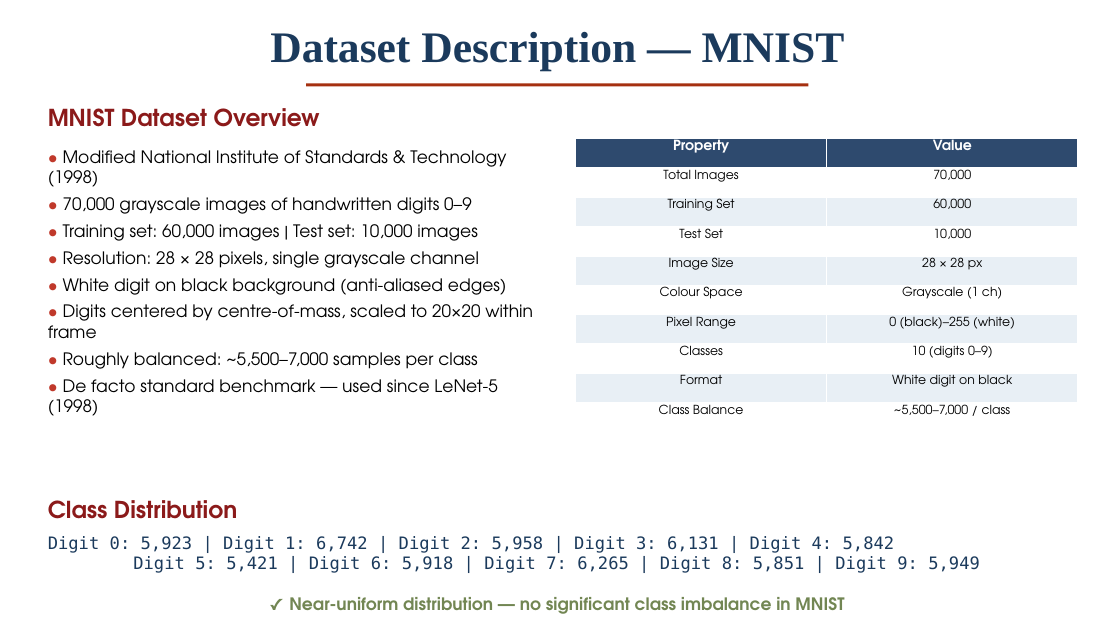
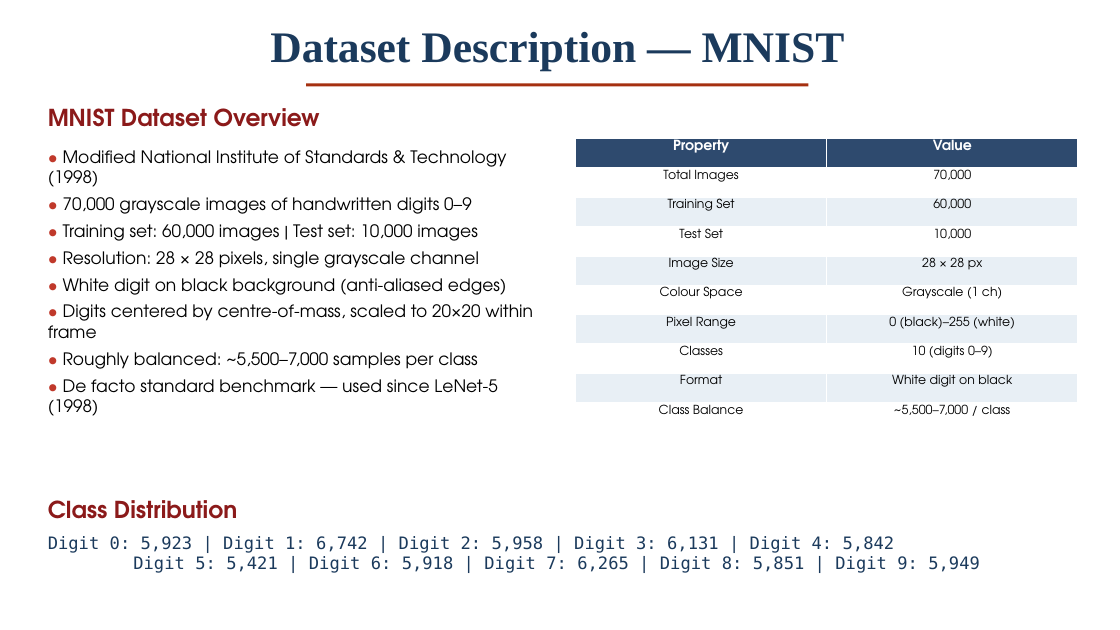
Before and after one commit to abhay-singh1100/HandWrittenDigit, a slide deck: slide 4 of ICSSCS_2026_Detailed_v3.pptx. Drawn at 1120x630 pixels with LibreOffice and Linux fonts; fonts in the diff are those of the drawing. Boxes give left, top, right and bottom in pixels: in the first picture for what was removed or moved away, otherwise in the second. Text is boxed around its words. In the diff, an @@ line names an element or a change of style, - is before the commit and + after.

```diff
--- a/ICSSCS_2026_Detailed_v3.pptx
+++ b/ICSSCS_2026_Detailed_v3.pptx
@@ text removed at [289, 597, 844, 614] @@
-✓ Near-uniform distribution — no significant class imbalance in MNIST
```
Also in this commit, not shown: 4 other slides changed, 1 other file.
